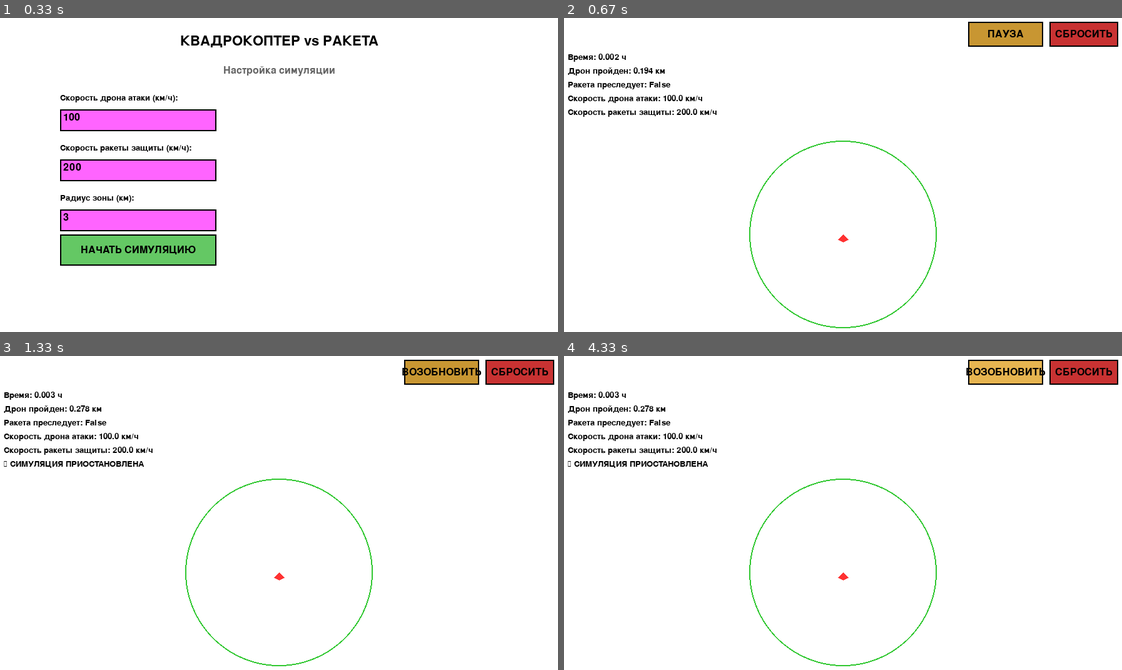
Above: before the commit, frames 1-4 (two rows, left to right).
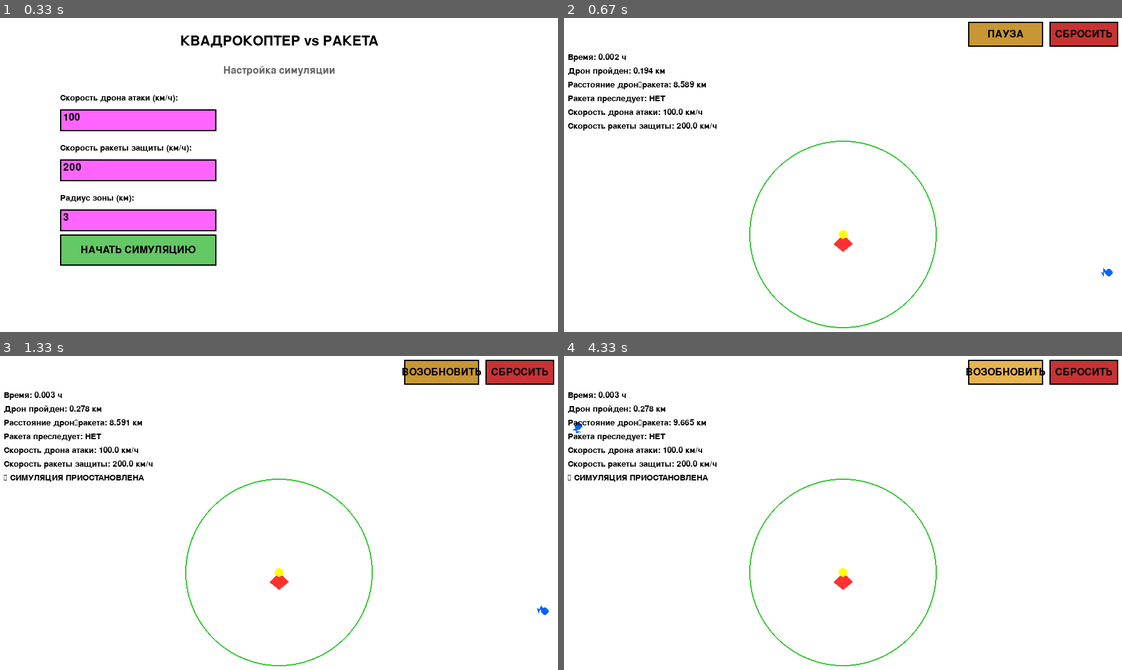
Above: after the commit, the same moments.

Repository: Scykorr/sokolov_pygame_bpla
Game: pygame game, started from main.py
The game is run twice, just before and just after one commit, with the same random seed, the same clock (stepped at 60 frames per second) and the same inputs.
Inputs (mouse positions are in pixels of both pictures, inside the frame that each line leads up to):
- Up to frame 1 (0.33 s): no input
- Up to frame 2 (0.67 s): click "НАЧАТЬ СИМУЛЯЦИЮ" at 0.38 s
- Up to frame 3 (1.33 s): click "ПАУЗА" at 0.72 s; click (106, 506) at 1.05 s
- Up to frame 4 (4.33 s): click "СБРОСИТЬ" at 2.38 s; click "НАЧАТЬ СИМУЛЯЦИЮ" at 2.72 s; click "СБРОСИТЬ" at 3.05 s; click "НАЧАТЬ СИМУЛЯЦИЮ" at 3.88 s; click "ПАУЗА" at 4.22 s

Frame 1 is identical in both runs. In frame 2, 1.2% of the frame differs, in the area x 0-99%, y 20-83%; in frame 3, 1.5%; in frame 4, 1.5%.

Commit message:
Увеличить размер дрона и ракеты, добавить линию преследования

Diff:
--- a/main.py
+++ b/main.py
@@ -67,7 +67,8 @@
         label_surf = font_small.render(self.label, True, BLACK)
         surface.blit(label_surf, (self.rect.x, self.rect.y - 25))
 
-        color = LIGHT_BLUE if self.active else (255, 100, 100 if self.error else 255)
+        color = LIGHT_BLUE if self.active else (
+            255, 100, 100 if self.error else 255)
         pygame.draw.rect(surface, color, self.rect)
         pygame.draw.rect(surface, BLACK, self.rect, 2)
 
@@ -112,14 +113,20 @@
 
         # Поля ввода
         input_y = 150
-        self.drone_speed_input = InputField(100, input_y, 250, 35, "Скорость дрона атаки (км/ч):", 100)
-        self.missile_speed_input = InputField(100, input_y + 80, 250, 35, "Скорость ракеты защиты (км/ч):", 200)
-        self.zone_radius_input = InputField(100, input_y + 160, 250, 35, "Радиус зоны (км):", 3)
+        self.drone_speed_input = InputField(
+            100, input_y, 250, 35, "Скорость дрона атаки (км/ч):", 100)
+        self.missile_speed_input = InputField(
+            100, input_y + 80, 250, 35, "Скорость ракеты защиты (км/ч):", 200)
+        self.zone_radius_input = InputField(
+            100, input_y + 160, 250, 35, "Радиус зоны (км):", 3)
 
         # Кнопки
-        self.start_button = Button(100, 350, 250, 50, "НАЧАТЬ СИМУЛЯЦИЮ", color=(100, 200, 100))
-        self.pause_button = Button(650, 10, 120, 40, "ПАУЗА", color=(200, 150, 50))
-        self.reset_button = Button(780, 10, 110, 40, "СБРОСИТЬ", color=(200, 50, 50))
+        self.start_button = Button(
+            100, 350, 250, 50, "НАЧАТЬ СИМУЛЯЦИЮ", color=(100, 200, 100))
+        self.pause_button = Button(
+            650, 10, 120, 40, "ПАУЗА", color=(200, 150, 50))
+        self.reset_button = Button(
+            780, 10, 110, 40, "СБРОСИТЬ", color=(200, 50, 50))
 
         # Переменные симуляции
         self.speed_drone_kmh = 100
@@ -217,28 +224,38 @@
         cx, cy = km_to_px(center_x_km, center_y_km)
 
         # Зона вокруг ракеты
-        pygame.draw.circle(screen, GREEN, (cx, cy), int(self.zone_radius_km * SCALE), 2)
-
-        # Ракета (неподвижная в центре)
+        pygame.draw.circle(screen, GREEN, (cx, cy),
+                           int(self.zone_radius_km * SCALE), 2)
+
+        # Ракета (неподвижная в центре) - увеличенный размер
+        rocket_size = 15
         pygame.draw.polygon(screen, RED, [
             (cx, cy),
-            (cx + 8, cy + 8),
-            (cx, cy + 12),
-            (cx - 8, cy + 8)
+            (cx + rocket_size, cy + rocket_size),
+            (cx, cy + rocket_size + 12),
+            (cx - rocket_size, cy + rocket_size)
         ])
-
-        # Дрон (атакует с края)
+        pygame.draw.circle(screen, YELLOW, (cx, cy), rocket_size // 2)
+
+        # Дрон (атакует с края) - увеличенный размер
         if self.drone_active and not self.explosion:
             dx, dy = km_to_px(self.drone_pos[0], self.drone_pos[1])
+            drone_size = 12
             pygame.draw.polygon(screen, BLUE, [
                 (dx, dy),
-                (dx - 8 * math.cos(self.drone_angle),
-                 dy - 8 * math.sin(self.drone_angle)),
-                (dx - 6 * math.cos(self.drone_angle) - 3 * math.sin(self.drone_angle),
-                 dy - 6 * math.sin(self.drone_angle) + 3 * math.cos(self.drone_angle)),
-                (dx - 6 * math.cos(self.drone_angle) + 3 * math.sin(self.drone_angle),
-                 dy - 6 * math.sin(self.drone_angle) - 3 * math.cos(self.drone_angle))
+                (dx - drone_size * math.cos(self.drone_angle),
+                 dy - drone_size * math.sin(self.drone_angle)),
+                (dx - drone_size * 0.7 * math.cos(self.drone_angle) - drone_size * 0.5 * math.sin(self.drone_angle),
+                 dy - drone_size * 0.7 * math.sin(self.drone_angle) + drone_size * 0.5 * math.cos(self.drone_angle)),
+                (dx - drone_size * 0.7 * math.cos(self.drone_angle) + drone_size * 0.5 * math.sin(self.drone_angle),
+                 dy - drone_size * 0.7 * math.sin(self.drone_angle) - drone_size * 0.5 * math.cos(self.drone_angle))
             ])
+            pygame.draw.circle(screen, BLUE, (dx, dy), drone_size // 2)
+
+        # Линия преследования (если обнаружен дрон)
+        if self.drone_active and self.tracking_active and not self.explosion:
+            dx, dy = km_to_px(self.drone_pos[0], self.drone_pos[1])
+            pygame.draw.line(screen, YELLOW, (cx, cy), (dx, dy), 1)
 
         # Взрыв (в центре, у ракеты)
         if self.explosion:
@@ -248,10 +265,15 @@
             pygame.draw.circle(screen, RED, (ex, ey), radius // 2)
 
         # Информация
+        dist_to_drone = math.hypot(
+            self.missile_pos[0] - self.drone_pos[0],
+            self.missile_pos[1] - self.drone_pos[1]) if self.drone_active else 0
+
         info_lines = [
             f"Время: {self.time_elapsed:.3f} ч",
             f"Дрон пройден: {self.drone_distance:.3f} км",
-            f"Ракета преследует: {self.tracking_active}",
+            f"Расстояние дрон→ракета: {dist_to_drone:.3f} км",
+            f"Ракета преследует: {'ДА ✓' if self.tracking_active else 'НЕТ'}",
             f"Скорость дрона атаки: {self.speed_drone_kmh} км/ч",
             f"Скорость ракеты защиты: {self.speed_missile_kmh} км/ч",
         ]
@@ -299,6 +321,15 @@
             self.drone_pos[1] += dy
             self.drone_distance += self.speed_drone * dt
 
+            # Проверка границ экрана
+            margin = 0.5  # Отступ 0.5 км от края
+            max_x = WIDTH / SCALE
+            max_y = HEIGHT / SCALE
+            self.drone_pos[0] = max(margin, min(
+                self.drone_pos[0], max_x - margin))
+            self.drone_pos[1] = max(margin, min(
+                self.drone_pos[1], max_y - margin))
+
             # Проверка: дрон вошел в зону ракеты?
             dist_to_rocket = math.hypot(
                 self.drone_pos[0] - self.missile_pos[0],
@@ -315,8 +346,10 @@
 
             if dist_to_drone > 0:
                 # Направление к дрону
-                dir_x = (self.drone_pos[0] - self.missile_pos[0]) / dist_to_drone
-                dir_y = (self.drone_pos[1] - self.missile_pos[1]) / dist_to_drone
+                dir_x = (self.drone_pos[0] -
+                         self.missile_pos[0]) / dist_to_drone
+                dir_y = (self.drone_pos[1] -
+                         self.missile_pos[1]) / dist_to_drone
                 self.missile_pos[0] += dir_x * self.speed_missile * dt
                 self.missile_pos[1] += dir_y * self.speed_missile * dt
                 self.missile_distance += self.speed_missile * dt
